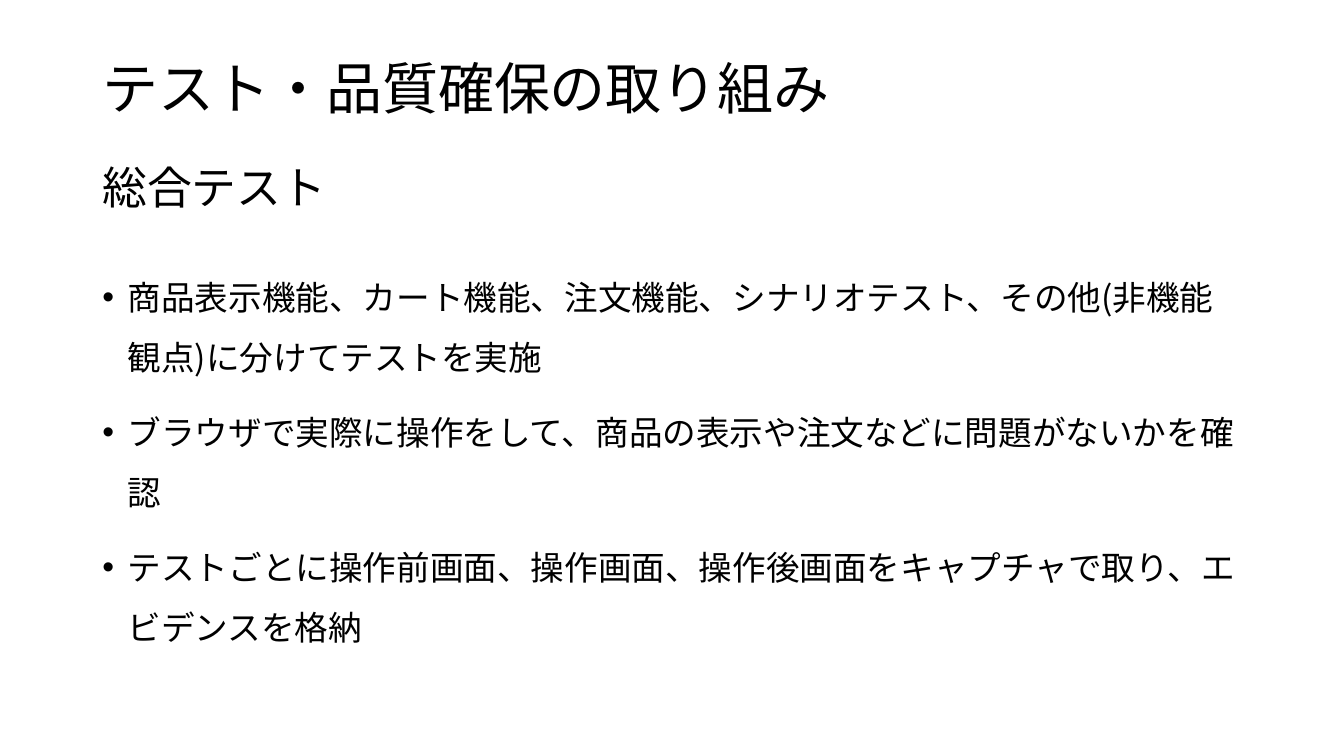
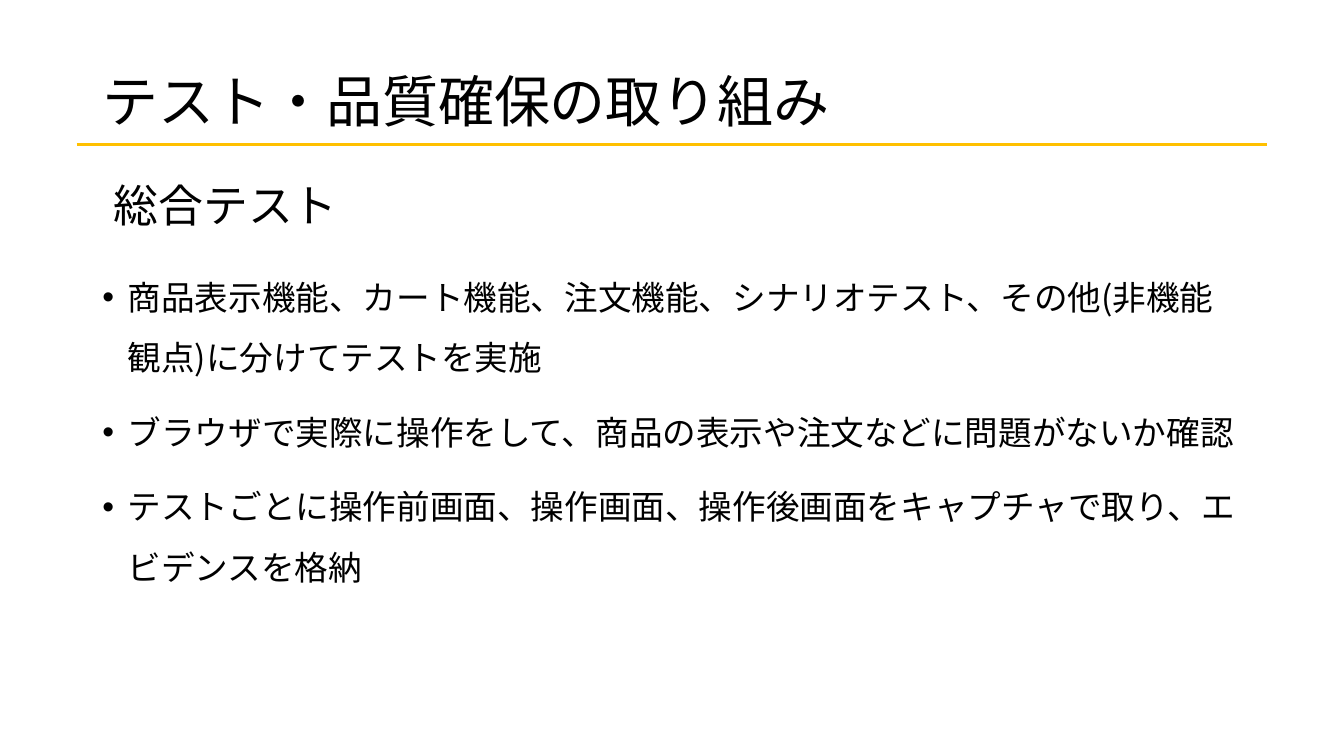
Before and after one commit to kadowakiyuya/simplezakka, a slide deck: slide 14 of 成果発表会/成果発表会.pptx (slide 15 before the commit). Drawn at 1344x756 pixels with LibreOffice and Linux fonts; fonts in the diff are those of the drawing. Boxes give left, top, right and bottom in pixels: in the first picture for what was removed or moved away, otherwise in the second. Text is boxed around its words. In the diff, an @@ line names an element or a change of style, - is before the commit and + after.

```diff
--- a/成果発表会/成果発表会.pptx
+++ b/成果発表会/成果発表会.pptx
@@ title "テスト・品質確保の取り組み": place and size @@
-title "テスト・品質確保の取り組み" at <box>102,62,829,114</box>
+title "テスト・品質確保の取り組み" at <box>102,75,829,127</box>
@@ line added from (77, 144) to (1267, 144), #FFC000 1.75 pt @@
@@ text "総合テスト": place and size @@
-text "総合テスト" at <box>102,166,326,208</box>
+text "総合テスト" at <box>114,184,338,226</box>
@@ text "総合テスト" at <box>114,184,338,226</box>: font Noto Sans CJK JP to Arial @@
@@ text at <box>128,416,1234,448</box>: text changed @@
-• ブラウザで実際に操作をして、商品の表示や注文などに問題がないかを確認
+• ブラウザで実際に操作をして、商品の表示や注文などに問題がないか確認
```
Also in this commit, not shown: 19 other slides changed, 2 slides added, 3 slides removed, 1 other file.
